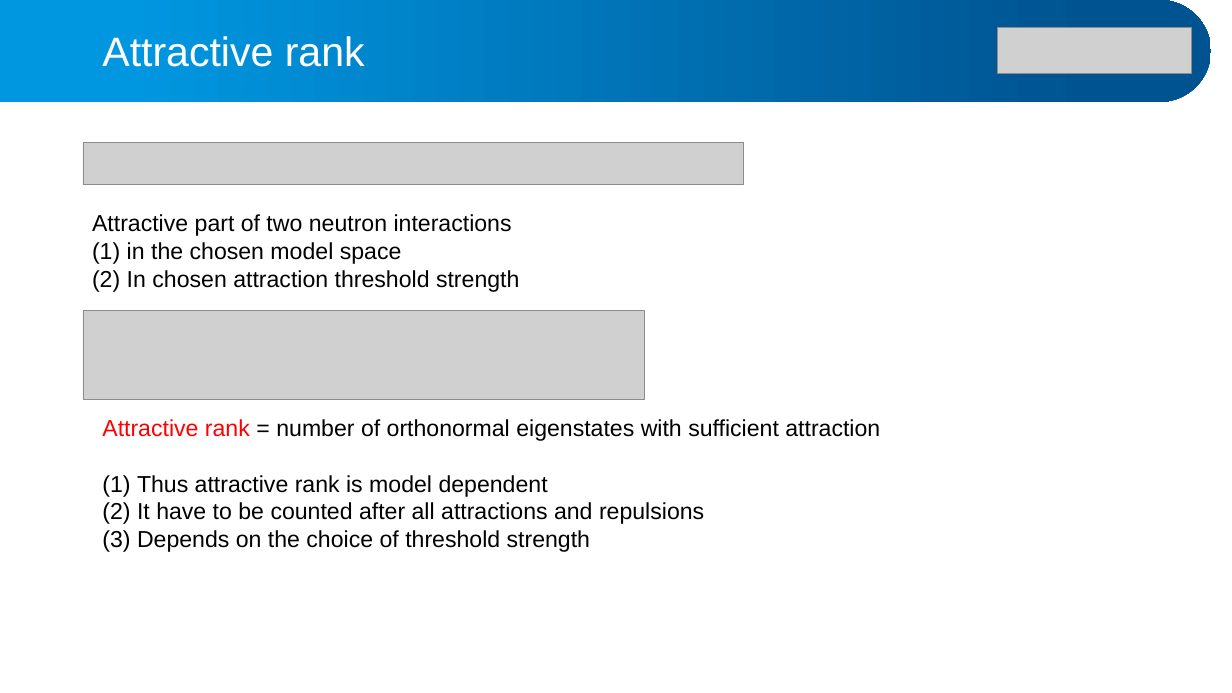
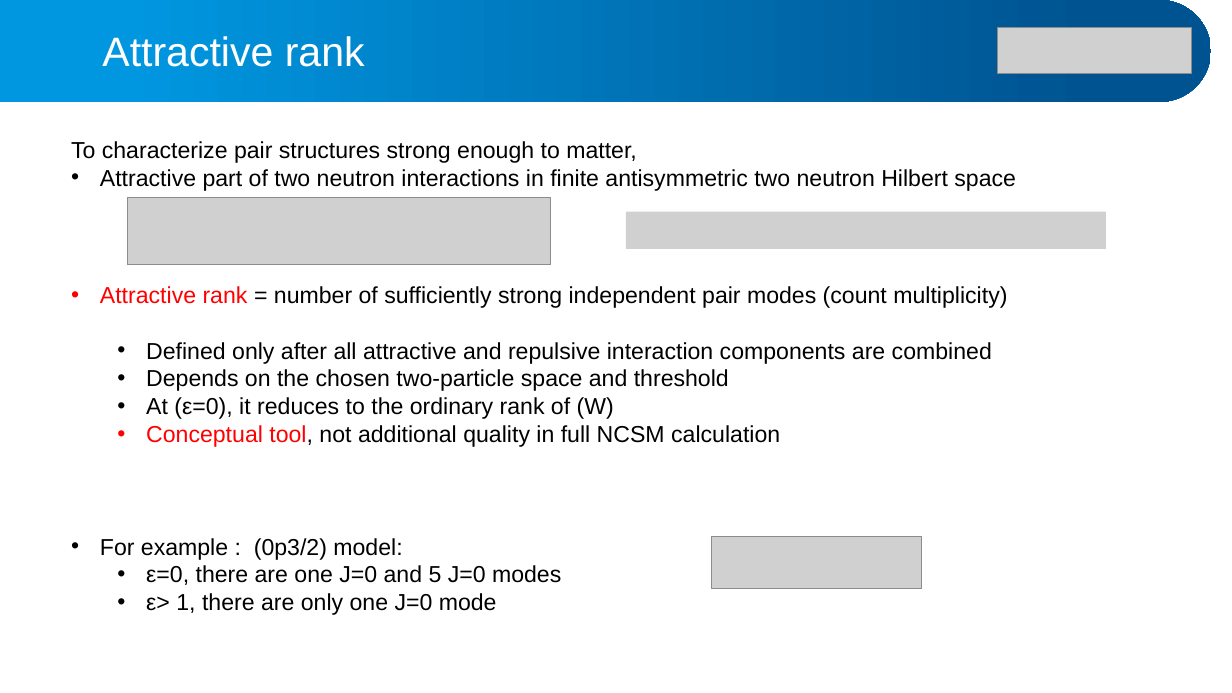
Before and after one commit to alphacentaury-github/NPSS2020, a slide deck: slide 16 of 20260915_JPS_SONG.pptx. Drawn at 1232x693 pixels with LibreOffice and Linux fonts; fonts in the diff are those of the drawing; grey boxes stand for pictures. Boxes give left, top, right and bottom in pixels: in the first picture for what was removed or moved away, otherwise in the second. Text is boxed around its words. In the diff, an @@ line names an element or a change of style, - is before the commit and + after.

```diff
--- a/20260915_JPS_SONG.pptx
+++ b/20260915_JPS_SONG.pptx
@@ text at (x1=71, y1=141, x2=1016, y2=191): text changed @@
-Attractive part of two neutron interactions
-(1) in the chosen model space
-(2) In chosen attraction threshold strength
+To characterize pair structures strong enough to matter,
+• Attractive part of two neutron interactions in finite antisymmetric two neutron Hilbert space
@@ picture removed at (x1=83, y1=142, x2=744, y2=185) @@
@@ picture resized from (x1=83, y1=311, x2=644, y2=399) to (x1=127, y1=198, x2=550, y2=264) @@
@@ picture added at (x1=626, y1=212, x2=1106, y2=249) @@
@@ text at (x1=100, y1=286, x2=1007, y2=447): text changed @@
-Attractive rank = number of orthonormal eigenstates with sufficient attraction
-(1) Thus attractive rank is model dependent
-(2) It have to be counted after all attractions and repulsions
-(3) Depends on the choice of threshold strength
+• Attractive rank = number of sufficiently strong independent pair modes (count multiplicity)
+  • Defined only after all attractive and repulsive interaction components are combined
+  • Depends on the chosen two-particle space and threshold
+  • At (ε=0), it reduces to the ordinary rank of (W)
+  • Conceptual tool, not additional quality in full NCSM calculation
@@ text added at (x1=100, y1=538, x2=561, y2=615), 18 pt, text #000000 @@
+• For example : (0p3/2) model:
+  • ε=0, there are one J=0 and 5 J=0 modes
+  • ε> 1, there are only one J=0 mode
@@ picture added at (x1=713, y1=537, x2=922, y2=589) @@
```
Also in this commit, not shown: 10 other slides changed.
